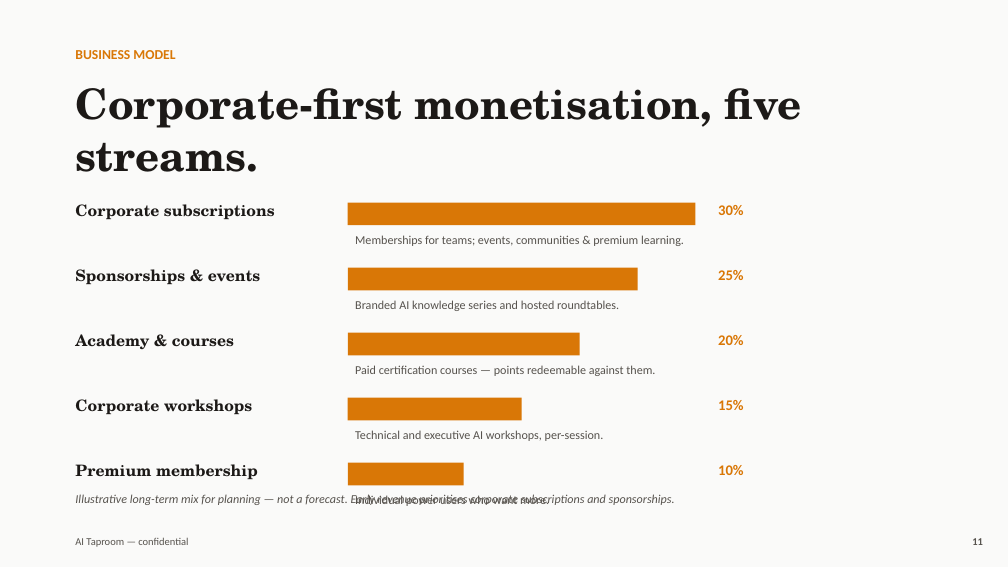
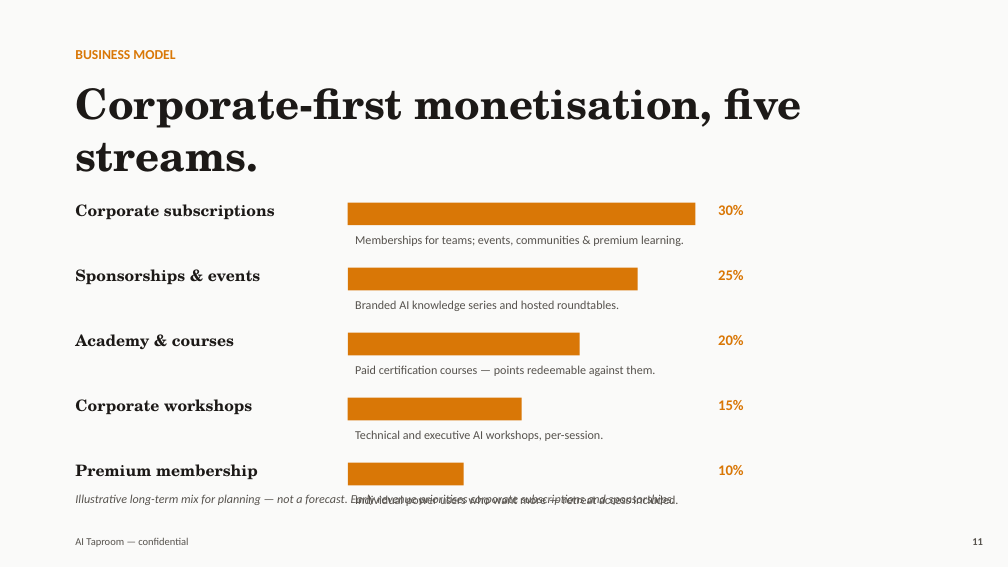
Before and after one commit to devyansh-thinkverge/ai-pint, a slide deck: slide 11 of frontend/public/ai-taproom-pitch-deck.pptx. Drawn at 1008x567 pixels with LibreOffice and Linux fonts; fonts in the diff are those of the drawing. Boxes give left, top, right and bottom in pixels: in the first picture for what was removed or moved away, otherwise in the second. Text is boxed around its words. In the diff, an @@ line names an element or a change of style, - is before the commit and + after.

```diff
--- a/frontend/public/ai-taproom-pitch-deck.pptx
+++ b/frontend/public/ai-taproom-pitch-deck.pptx
@@ text at <box>355,494,678,506</box>: text changed @@
-Individual power users who want more.
+Individual power users who want more — retreat access included.
```
Also in this commit, not shown: 3 other slides changed, 1 slide added, 10 other files.
